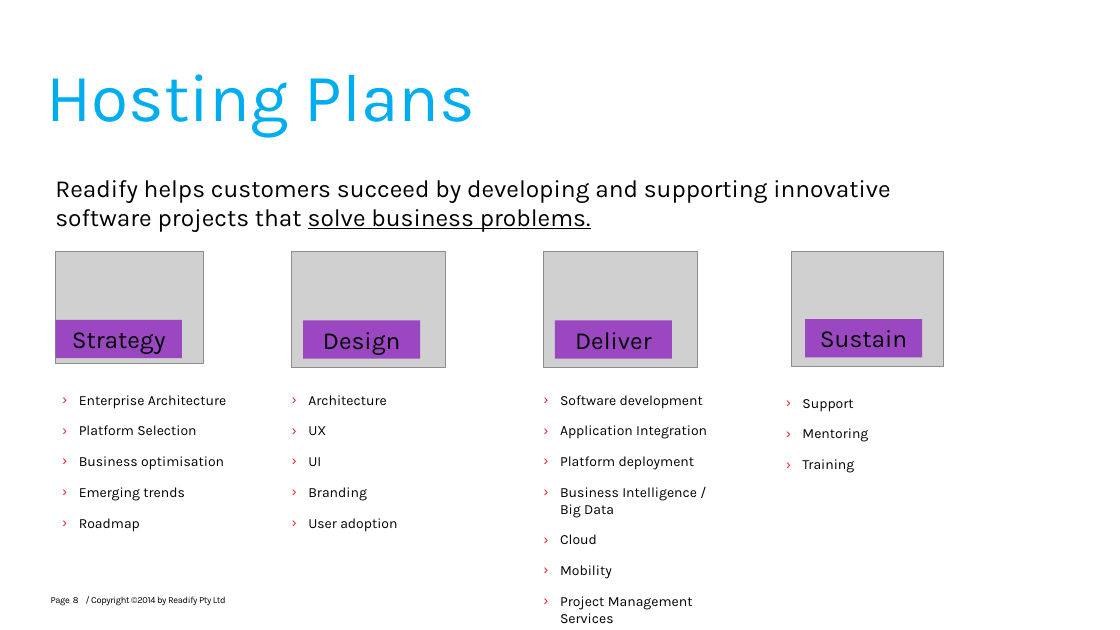
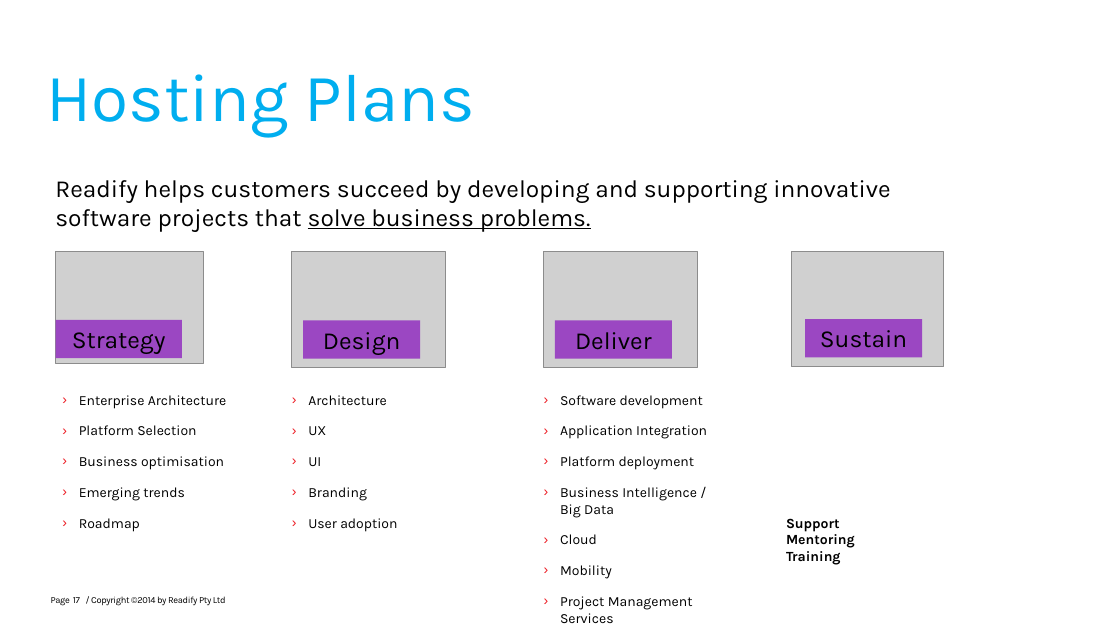
Before and after one commit to mehdikhaleghian/StudyNotes, a slide deck: slide 17 of Azure Functions.pptx (slide 8 before the commit). Drawn at 1120x630 pixels with LibreOffice and Linux fonts; fonts in the diff are those of the drawing; grey boxes stand for pictures; background and template pictures are left out. Boxes give left, top, right and bottom in pixels: in the first picture for what was removed or moved away, otherwise in the second. Text is boxed around its words. In the diff, an @@ line names an element or a change of style, - is before the commit and + after.

```diff
--- a/Azure Functions.pptx
+++ b/Azure Functions.pptx
@@ text "Support" at (786, 518, 855, 565): bold on; bullet › to none; less space between paragraphs; vertical alignment top to bottom @@
@@ page number at (73, 597, 80, 603): text changed @@
-8
+17
```
Also in this commit, not shown: 4 other slides changed, 11 slides added, 2 slides removed, 17 other files.
